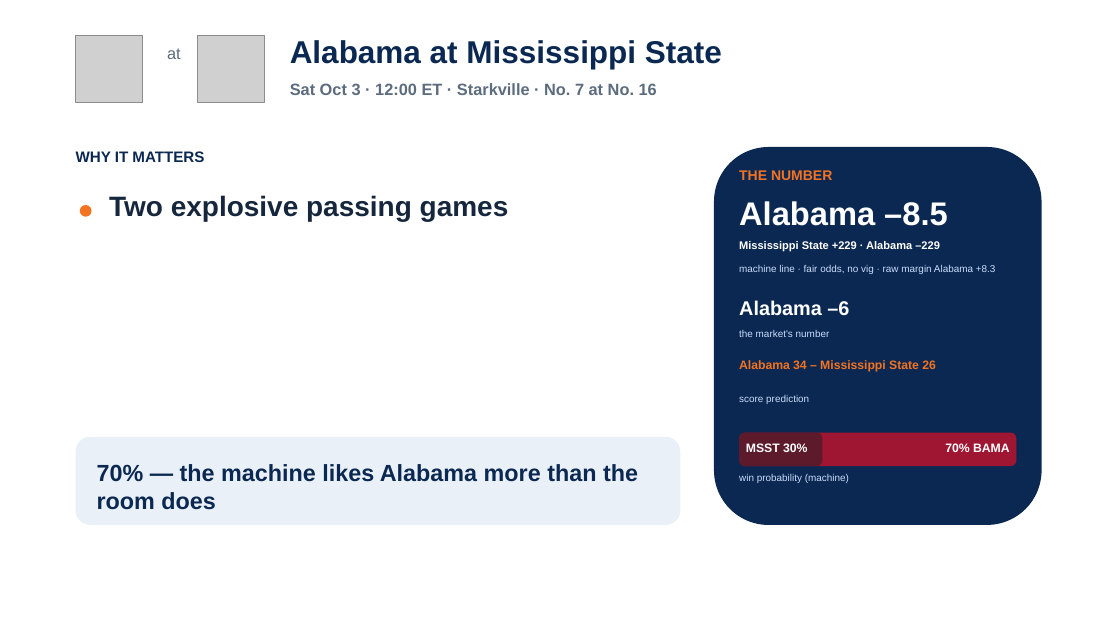
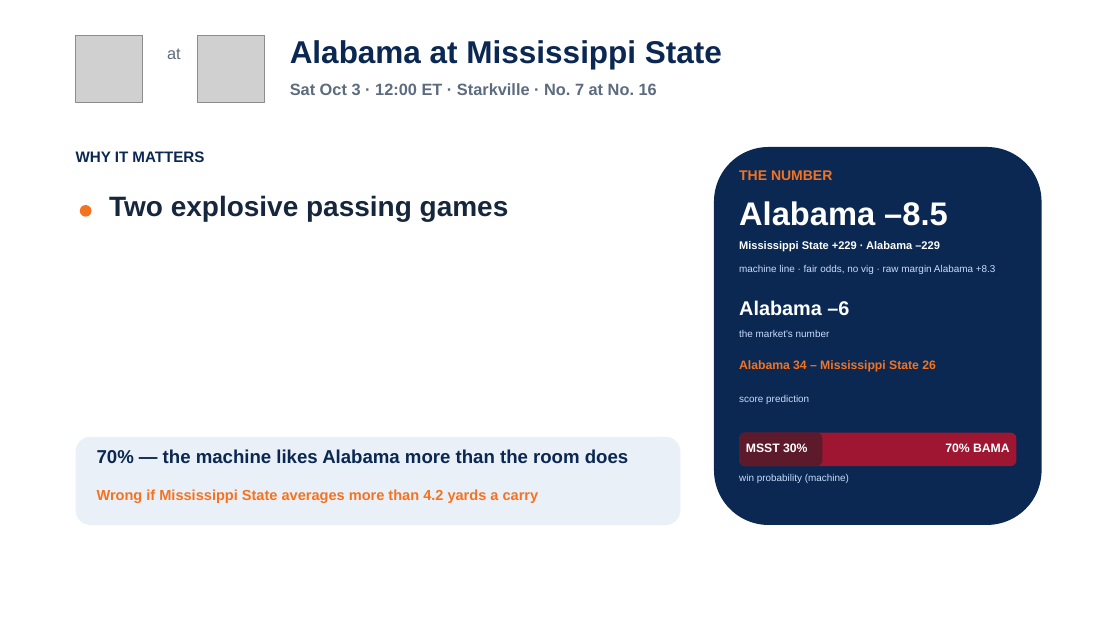
Before and after one commit to lucasalvarezflorida-lab/ncaa-fbs-analytics, a slide deck: slide 14 of decks/2026_Week5_Episode6.pptx. Drawn at 1120x630 pixels with LibreOffice and Linux fonts; fonts in the diff are those of the drawing; grey boxes stand for pictures. Boxes give left, top, right and bottom in pixels: in the first picture for what was removed or moved away, otherwise in the second. Text is boxed around its words. In the diff, an @@ line names an element or a change of style, - is before the commit and + after.

```diff
--- a/decks/2026_Week5_Episode6.pptx
+++ b/decks/2026_Week5_Episode6.pptx
@@ text "70% — the machine likes ...": place and size @@
-text "70% — the machine likes ..." at [97, 464, 638, 510]
+text "70% — the machine likes ..." at [97, 449, 628, 463]
@@ text "70% — the machine likes ..." at [97, 449, 628, 463]: size 20 to 16 pt @@
@@ text added at [97, 489, 539, 503], 12.5 pt, text #F47321, bold @@
+Wrong if Mississippi State averages more than 4.2 yards a carry
```
Also in this commit, not shown: 5 other slides changed, 4 other files.
